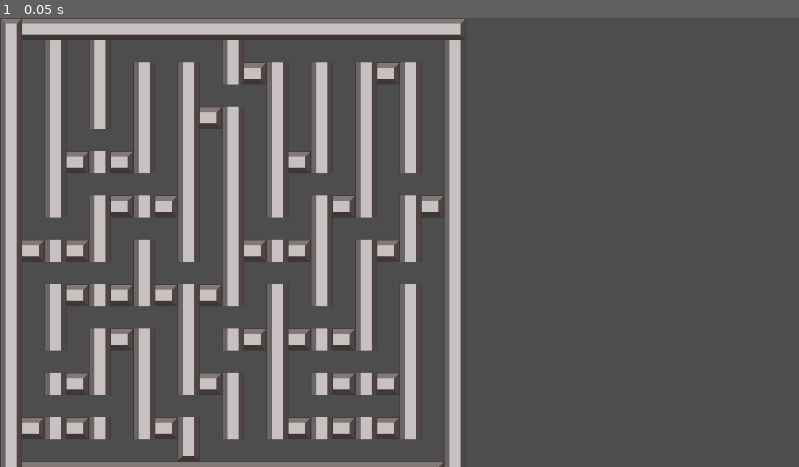
Above: before the commit, frame 1.
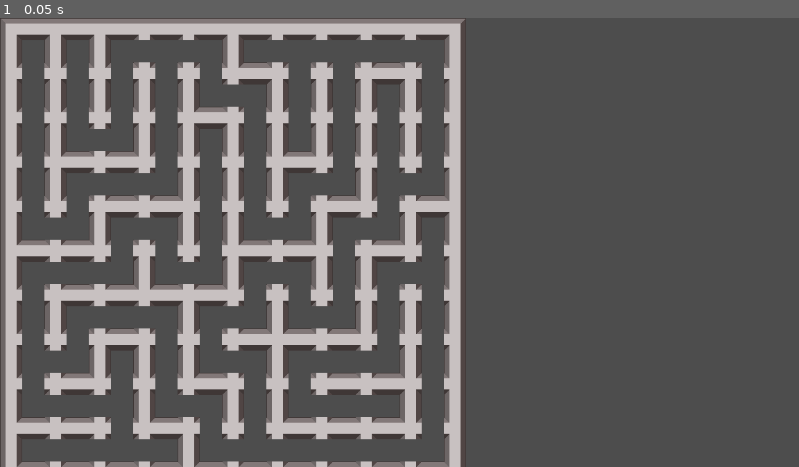
Above: after the commit, the same moment.

Repository: grotesquehead/01_maze
Game: Godot game, scene res://maze.tscn
The game is run twice, just before and just after one commit, with the same random seed, the same clock (stepped at 60 frames per second) and the same inputs.
Inputs:
- Up to frame 1 (0.05 s): no input

The runs differ from the first frame. In frame 1, 5.3% of the frame differs, in the area x 2-58%, y 0-100%.

Commit message:
paint terrain (fix autotile)

Diff:
--- a/src/maze.tscn
+++ b/src/maze.tscn
@@ -33,11 +33,44 @@
 3:0/0/terrain = 0
 3:0/0/terrains_peering_bit/bottom_side = 0
 4:0/0 = 0
+4:0/0/terrain_set = 0
+4:0/0/terrain = 0
+4:0/0/terrains_peering_bit/right_side = 0
+4:0/0/terrains_peering_bit/bottom_side = 0
 5:0/0 = 0
+5:0/0/terrain_set = 0
+5:0/0/terrain = 0
+5:0/0/terrains_peering_bit/right_side = 0
+5:0/0/terrains_peering_bit/bottom_side = 0
+5:0/0/terrains_peering_bit/bottom_left_corner = 0
+5:0/0/terrains_peering_bit/left_side = 0
 6:0/0 = 0
+6:0/0/terrain_set = 0
+6:0/0/terrain = 0
+6:0/0/terrains_peering_bit/right_side = 0
+6:0/0/terrains_peering_bit/bottom_right_corner = 0
+6:0/0/terrains_peering_bit/bottom_side = 0
+6:0/0/terrains_peering_bit/left_side = 0
 7:0/0 = 0
+7:0/0/terrain_set = 0
+7:0/0/terrain = 0
+7:0/0/terrains_peering_bit/bottom_side = 0
+7:0/0/terrains_peering_bit/left_side = 0
 8:0/0 = 0
+8:0/0/terrain_set = 0
+8:0/0/terrain = 0
+8:0/0/terrains_peering_bit/right_side = 0
+8:0/0/terrains_peering_bit/bottom_side = 0
+8:0/0/terrains_peering_bit/left_side = 0
 9:0/0 = 0
+9:0/0/terrain_set = 0
+9:0/0/terrain = 0
+9:0/0/terrains_peering_bit/right_side = 0
+9:0/0/terrains_peering_bit/bottom_right_corner = 0
+9:0/0/terrains_peering_bit/bottom_side = 0
+9:0/0/terrains_peering_bit/left_side = 0
+9:0/0/terrains_peering_bit/top_left_corner = 0
+9:0/0/terrains_peering_bit/top_side = 0
 10:0/0 = 0
 0:1/0 = 0
 0:1/0/terrain_set = 0
@@ -72,11 +105,57 @@
 3:1/0/terrains_peering_bit/bottom_side = 0
 3:1/0/terrains_peering_bit/top_side = 0
 4:1/0 = 0
+4:1/0/terrain_set = 0
+4:1/0/terrain = 0
+4:1/0/terrains_peering_bit/right_side = 0
+4:1/0/terrains_peering_bit/bottom_side = 0
+4:1/0/terrains_peering_bit/top_side = 0
+4:1/0/terrains_peering_bit/top_right_corner = 0
 5:1/0 = 0
+5:1/0/terrain_set = 0
+5:1/0/terrain = 0
+5:1/0/terrains_peering_bit/right_side = 0
+5:1/0/terrains_peering_bit/bottom_side = 0
+5:1/0/terrains_peering_bit/bottom_left_corner = 0
+5:1/0/terrains_peering_bit/left_side = 0
+5:1/0/terrains_peering_bit/top_left_corner = 0
+5:1/0/terrains_peering_bit/top_side = 0
+5:1/0/terrains_peering_bit/top_right_corner = 0
 6:1/0 = 0
+6:1/0/terrain_set = 0
+6:1/0/terrain = 0
+6:1/0/terrains_peering_bit/right_side = 0
+6:1/0/terrains_peering_bit/bottom_right_corner = 0
+6:1/0/terrains_peering_bit/bottom_side = 0
+6:1/0/terrains_peering_bit/left_side = 0
+6:1/0/terrains_peering_bit/top_left_corner = 0
+6:1/0/terrains_peering_bit/top_side = 0
+6:1/0/terrains_peering_bit/top_right_corner = 0
 7:1/0 = 0
+7:1/0/terrain_set = 0
+7:1/0/terrain = 0
+7:1/0/terrains_peering_bit/bottom_side = 0
+7:1/0/terrains_peering_bit/left_side = 0
+7:1/0/terrains_peering_bit/top_left_corner = 0
+7:1/0/terrains_peering_bit/top_side = 0
 8:1/0 = 0
+8:1/0/terrain_set = 0
+8:1/0/terrain = 0
+8:1/0/terrains_peering_bit/right_side = 0
+8:1/0/terrains_peering_bit/bottom_side = 0
+8:1/0/terrains_peering_bit/left_side = 0
+8:1/0/terrains_peering_bit/top_left_corner = 0
+8:1/0/terrains_peering_bit/top_side = 0
+8:1/0/terrains_peering_bit/top_right_corner = 0
 9:1/0 = 0
+9:1/0/terrain_set = 0
+9:1/0/terrain = 0
+9:1/0/terrains_peering_bit/right_side = 0
+9:1/0/terrains_peering_bit/bottom_side = 0
+9:1/0/terrains_peering_bit/bottom_left_corner = 0
+9:1/0/terrains_peering_bit/left_side = 0
+9:1/0/terrains_peering_bit/top_side = 0
+9:1/0/terrains_peering_bit/top_right_corner = 0
 10:1/0 = 0
 0:2/0 = 0
 0:2/0/terrain_set = 0
@@ -103,12 +182,64 @@
 3:2/0/terrain = 0
 3:2/0/terrains_peering_bit/top_side = 0
 4:2/0 = 0
+4:2/0/terrain_set = 0
+4:2/0/terrain = 0
+4:2/0/terrains_peering_bit/right_side = 0
+4:2/0/terrains_peering_bit/bottom_right_corner = 0
+4:2/0/terrains_peering_bit/bottom_side = 0
+4:2/0/terrains_peering_bit/top_side = 0
 5:2/0 = 0
+5:2/0/terrain_set = 0
+5:2/0/terrain = 0
+5:2/0/terrains_peering_bit/right_side = 0
+5:2/0/terrains_peering_bit/bottom_right_corner = 0
+5:2/0/terrains_peering_bit/bottom_side = 0
+5:2/0/terrains_peering_bit/bottom_left_corner = 0
+5:2/0/terrains_peering_bit/left_side = 0
+5:2/0/terrains_peering_bit/top_left_corner = 0
+5:2/0/terrains_peering_bit/top_side = 0
 6:2/0 = 0
+6:2/0/terrain_set = 0
+6:2/0/terrain = 0
+6:2/0/terrains_peering_bit/right_side = 0
+6:2/0/terrains_peering_bit/bottom_right_corner = 0
+6:2/0/terrains_peering_bit/bottom_side = 0
+6:2/0/terrains_peering_bit/bottom_left_corner = 0
+6:2/0/terrains_peering_bit/left_side = 0
+6:2/0/terrains_peering_bit/top_side = 0
+6:2/0/terrains_peering_bit/top_right_corner = 0
 7:2/0 = 0
+7:2/0/terrain_set = 0
+7:2/0/terrain = 0
+7:2/0/terrains_peering_bit/bottom_side = 0
+7:2/0/terrains_peering_bit/bottom_left_corner = 0
+7:2/0/terrains_peering_bit/left_side = 0
+7:2/0/terrains_peering_bit/top_side = 0
 8:2/0 = 0
+8:2/0/terrain_set = 0
+8:2/0/terrain = 0
+8:2/0/terrains_peering_bit/right_side = 0
+8:2/0/terrains_peering_bit/bottom_right_corner = 0
+8:2/0/terrains_peering_bit/bottom_side = 0
+8:2/0/terrains_peering_bit/bottom_left_corner = 0
+8:2/0/terrains_peering_bit/left_side = 0
+8:2/0/terrains_peering_bit/top_side = 0
 9:2/0 = 0
+9:2/0/terrain_set = 0
+9:2/0/terrain = 0
+9:2/0/terrains_peering_bit/right_side = 0
+9:2/0/terrains_peering_bit/bottom_right_corner = 0
+9:2/0/terrains_peering_bit/bottom_side = 0
+9:2/0/terrains_peering_bit/left_side = 0
+9:2/0/terrains_peering_bit/top_side = 0
 10:2/0 = 0
+10:2/0/terrain_set = 0
+10:2/0/terrain = 0
+10:2/0/terrains_peering_bit/right_side = 0
+10:2/0/terrains_peering_bit/bottom_side = 0
+10:2/0/terrains_peering_bit/bottom_left_corner = 0
+10:2/0/terrains_peering_bit/left_side = 0
+10:2/0/terrains_peering_bit/top_side = 0
 0:3/0 = 0
 0:3/0/terrain_set = 0
 0:3/0/terrain = 0
@@ -124,22 +255,94 @@
 2:3/0/terrains_peering_bit/left_side = 0
 3:3/0 = 0
 3:3/0/terrain_set = 0
+3:3/0/terrain = 0
 4:3/0 = 0
+4:3/0/terrain_set = 0
+4:3/0/terrain = 0
+4:3/0/terrains_peering_bit/right_side = 0
+4:3/0/terrains_peering_bit/top_side = 0
 5:3/0 = 0
+5:3/0/terrain_set = 0
+5:3/0/terrain = 0
+5:3/0/terrains_peering_bit/right_side = 0
+5:3/0/terrains_peering_bit/left_side = 0
+5:3/0/terrains_peering_bit/top_left_corner = 0
+5:3/0/terrains_peering_bit/top_side = 0
 6:3/0 = 0
+6:3/0/terrain_set = 0
+6:3/0/terrain = 0
+6:3/0/terrains_peering_bit/right_side = 0
+6:3/0/terrains_peering_bit/left_side = 0
+6:3/0/terrains_peering_bit/top_side = 0
+6:3/0/terrains_peering_bit/top_right_corner = 0
 7:3/0 = 0
+7:3/0/terrain_set = 0
+7:3/0/terrain = 0
+7:3/0/terrains_peering_bit/left_side = 0
+7:3/0/terrains_peering_bit/top_side = 0
 8:3/0 = 0
+8:3/0/terrain_set = 0
+8:3/0/terrain = 0
+8:3/0/terrains_peering_bit/right_side = 0
+8:3/0/terrains_peering_bit/left_side = 0
+8:3/0/terrains_peering_bit/top_side = 0
 9:3/0 = 0
+9:3/0/terrain_set = 0
+9:3/0/terrain = 0
+9:3/0/terrains_peering_bit/right_side = 0
+9:3/0/terrains_peering_bit/bottom_side = 0
+9:3/0/terrains_peering_bit/left_side = 0
+9:3/0/terrains_peering_bit/top_side = 0
+9:3/0/terrains_peering_bit/top_right_corner = 0
 10:3/0 = 0
+10:3/0/terrain_set = 0
+10:3/0/terrain = 0
+10:3/0/terrains_peering_bit/right_side = 0
+10:3/0/terrains_peering_bit/bottom_side = 0
+10:3/0/terrains_peering_bit/left_side = 0
+10:3/0/terrains_peering_bit/top_left_corner = 0
+10:3/0/terrains_peering_bit/top_side = 0
 0:4/0 = 0
 1:4/0 = 0
 2:4/0 = 0
 3:4/0 = 0
 4:4/0 = 0
+4:4/0/terrain_set = 0
+4:4/0/terrain = 0
+4:4/0/terrains_peering_bit/right_side = 0
+4:4/0/terrains_peering_bit/bottom_side = 0
+4:4/0/terrains_peering_bit/top_side = 0
 5:4/0 = 0
+5:4/0/terrain_set = 0
+5:4/0/terrain = 0
+5:4/0/terrains_peering_bit/right_side = 0
+5:4/0/terrains_peering_bit/bottom_side = 0
+5:4/0/terrains_peering_bit/bottom_left_corner = 0
+5:4/0/terrains_peering_bit/left_side = 0
+5:4/0/terrains_peering_bit/top_left_corner = 0
+5:4/0/terrains_peering_bit/top_side = 0
 6:4/0 = 0
+6:4/0/terrain_set = 0
+6:4/0/terrain = 0
+6:4/0/terrains_peering_bit/right_side = 0
+6:4/0/terrains_peering_bit/bottom_right_corner = 0
+6:4/0/terrains_peering_bit/bottom_side = 0
+6:4/0/terrains_peering_bit/left_side = 0
+6:4/0/terrains_peering_bit/top_side = 0
+6:4/0/terrains_peering_bit/top_right_corner = 0
 7:4/0 = 0
+7:4/0/terrain_set = 0
+7:4/0/terrain = 0
+7:4/0/terrains_peering_bit/bottom_side = 0
+7:4/0/terrains_peering_bit/left_side = 0
+7:4/0/terrains_peering_bit/top_side = 0
 8:4/0 = 0
+8:4/0/terrain_set = 0
+8:4/0/terrain = 0
+8:4/0/terrains_peering_bit/right_side = 0
+8:4/0/terrains_peering_bit/bottom_side = 0
+8:4/0/terrains_peering_bit/left_side = 0
+8:4/0/terrains_peering_bit/top_side = 0
 9:4/0 = 0
 10:4/0 = 0
 
--- a/src/scripts/maze.gd
+++ b/src/scripts/maze.gd
@@ -7,133 +7,133 @@
 
 
 class MazeNode:
-    var x : int
-    var y : int
-    var visited: bool = false
-    var east_path: bool = false
-    var south_path: bool = false
+	var x : int
+	var y : int
+	var visited: bool = false
+	var east_path: bool = false
+	var south_path: bool = false
 
-    func _init(x: int, y: int) -> void:
-        self.x = x
-        self.y = y
+	func _init(x: int, y: int) -> void:
+		self.x = x
+		self.y = y
 
-    func _to_string():
-        return "[x: " + str(self.x) + ", y: " + str(self.y) + "], east_path: " + str(self.east_path) + "|south_path: " + str(self.south_path)
+	func _to_string():
+		return "[x: " + str(self.x) + ", y: " + str(self.y) + "], east_path: " + str(self.east_path) + "|south_path: " + str(self.south_path)
 
 class MazeNodeStack:
-    var l: Array[MazeNode] = []
+	var l: Array[MazeNode] = []
 
-    func push(node: MazeNode) -> void:
-        l.append(node)
+	func push(node: MazeNode) -> void:
+		l.append(node)
 
-    func peek() -> MazeNode:
-        return l[-1]
+	func peek() -> MazeNode:
+		return l[-1]
 
-    func pop() -> MazeNode:
-        return l.pop_back()
+	func pop() -> MazeNode:
+		return l.pop_back()
 
-    func _to_string():
-        return str(self.l)
+	func _to_string():
+		return str(self.l)
 
-    func size():
-        return l.size()
+	func size():
+		return l.size()
 
-    func empty():
-        return self.size() == 0
+	func empty():
+		return self.size() == 0
 
 func initialize_grid():
-    var atlas_coords = Vector2i(3, 3)
+	var atlas_coords = Vector2i(3, 3)
 
-    # Draw north and west walls.
-    var cells = []
-    for y in range((grid_size * cell_size) + 1):
-        $TileMap.set_cell(0, Vector2i(-1, y - 1), 0, atlas_coords)
-        cells.append(Vector2i(-1, y - 1))
-    for x in range((grid_size * cell_size) + 1):
-        $TileMap.set_cell(0, Vector2i(x - 1, -1), 0, atlas_coords)
-        cells.append(Vector2i(x - 1, -1))
+	# Draw north and west walls.
+	var cells = []
+	for y in range((grid_size * cell_size) + 1):
+		$TileMap.set_cell(0, Vector2i(-1, y - 1), 0, atlas_coords)
+		cells.append(Vector2i(-1, y - 1))
+	for x in range((grid_size * cell_size) + 1):
+		$TileMap.set_cell(0, Vector2i(x - 1, -1), 0, atlas_coords)
+		cells.append(Vector2i(x - 1, -1))
 
-    for y in range(grid_size):
-        grid.append([])
-        for x in range(grid_size):
-            grid[y].append(MazeNode.new(x, y))
-            for y_cell in range(cell_size):
-                for x_cell in range(cell_size):
-                    if not x_cell and not y_cell:
-                        continue
-                    cells.append(Vector2i((x * cell_size) + y_cell, (y * cell_size) + x_cell))
-        $TileMap.set_cells_terrain_connect(0, cells, 0, 0, true)
+	for y in range(grid_size):
+		grid.append([])
+		for x in range(grid_size):
+			grid[y].append(MazeNode.new(x, y))
+			for y_cell in range(cell_size):
+				for x_cell in range(cell_size):
+					if not x_cell and not y_cell:
+						continue
+					cells.append(Vector2i((x * cell_size) + y_cell, (y * cell_size) + x_cell))
+		$TileMap.set_cells_terrain_connect(0, cells, 0, 0, true)
 
 
 
 func draw_maze(tilemap: TileMap):
-    var source_id = -1
-    for y in range(grid.size()):
-        for x in range(grid[y].size()):
-            var current_node = grid[y][x];
-            if current_node.east_path:
-                var coords = Vector2i((x * cell_size) + 1, y * cell_size)
-                tilemap.set_cell(0, coords, source_id)
+	var source_id = -1
+	for y in range(grid.size()):
+		for x in range(grid[y].size()):
+			var current_node = grid[y][x];
+			if current_node.east_path:
+				var coords = Vector2i((x * cell_size) + 1, y * cell_size)
+				tilemap.set_cell(0, coords, source_id)
 
-            if current_node.south_path:
-                var coords = Vector2i(x * cell_size , (y * cell_size) + 1)
-                tilemap.set_cell(0, coords, source_id)
+			if current_node.south_path:
+				var coords = Vector2i(x * cell_size , (y * cell_size) + 1)
+				tilemap.set_cell(0, coords, source_id)
 
 
 func recursive_backtracker():
-    var stack = MazeNodeStack.new()
-    stack.push(grid[0][0])
-    stack.peek().visited = true
+	var stack = MazeNodeStack.new()
+	stack.push(grid[0][0])
+	stack.peek().visited = true
 
-    while not stack.empty():
-        var current_node = stack.peek()
-        var neighbours: Array = []
+	while not stack.empty():
+		var current_node = stack.peek()
+		var neighbours: Array = []
 
-        # North
-        if current_node.y - 1 >= 0 and not grid[current_node.y - 1][current_node.x].visited:
-            neighbours.append([0, grid[current_node.y - 1][current_node.x]])
+		# North
+		if current_node.y - 1 >= 0 and not grid[current_node.y - 1][current_node.x].visited:
+			neighbours.append([0, grid[current_node.y - 1][current_node.x]])
 
-        # East
-        if current_node.x + 1 < grid.size() and not grid[current_node.y][current_node.x + 1].visited:
-            neighbours.append([1, grid[current_node.y][current_node.x + 1]])
+		# East
+		if current_node.x + 1 < grid.size() and not grid[current_node.y][current_node.x + 1].visited:
+			neighbours.append([1, grid[current_node.y][current_node.x + 1]])
 
-        # South
-        if current_node.y + 1 < grid.size() and not grid[current_node.y + 1][current_node.x].visited:
-            neighbours.append([2, grid[current_node.y + 1][current_node.x]])
+		# South
+		if current_node.y + 1 < grid.size() and not grid[current_node.y + 1][current_node.x].visited:
+			neighbours.append([2, grid[current_node.y + 1][current_node.x]])
 
-        # West
-        if current_node.x - 1 >= 0 and not grid[current_node.y][current_node.x - 1].visited:
-            neighbours.append([3, grid[current_node.y][current_node.x - 1]])
+		# West
+		if current_node.x - 1 >= 0 and not grid[current_node.y][current_node.x - 1].visited:
+			neighbours.append([3, grid[current_node.y][current_node.x - 1]])
 
-        if neighbours.is_empty():
-            stack.pop()
-        else:
-            var neighbour = neighbours[randi() % neighbours.size()]
-            if neighbour[0] == 0:
-                neighbour[1].south_path = true
-            elif neighbour[0] == 1:
-                current_node.east_path = true
-            elif neighbour[0] == 2:
-                current_node.south_path = true
-            elif neighbour[0] == 3:
-                neighbour[1].east_path = true
+		if neighbours.is_empty():
+			stack.pop()
+		else:
+			var neighbour = neighbours[randi() % neighbours.size()]
+			if neighbour[0] == 0:
+				neighbour[1].south_path = true
+			elif neighbour[0] == 1:
+				current_node.east_path = true
+			elif neighbour[0] == 2:
+				current_node.south_path = true
+			elif neighbour[0] == 3:
+				neighbour[1].east_path = true
 
-            stack.push(neighbour[1])
-            neighbour[1].visited = true
+			stack.push(neighbour[1])
+			neighbour[1].visited = true
 
 
 
 
 
 func _ready():
-    rng.seed = 0
+	rng.seed = 0
 
-    initialize_grid()
+	initialize_grid()
 
 #    grid[0][0].east_path = true
 #    var coords = Vector2i(0, 0)
 #    $TileMap.set_cell(0, coords, 0, Vector2i(3,3))
 #    $TileMap.set_cell(0, coords, 0, Vector2i(3,3))
-    recursive_backtracker()
+	recursive_backtracker()
 #    initialize_grid()
-    draw_maze($TileMap)
+	draw_maze($TileMap)
